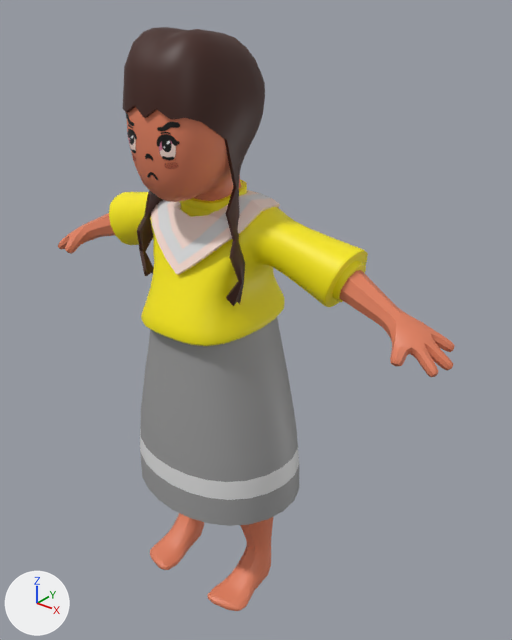
An edit to the Blender file Art/heroes/genoveva rios bin.blend, drawn before and after from the same camera.
Camera for both pictures: a 50 mm lens placed at (1.379, -1.552, 1.995), pointed at (0.088, 0.062, 0.994). The axes (+X, +Y, +Z) are drawn at lower left. The lights are the same throughout.
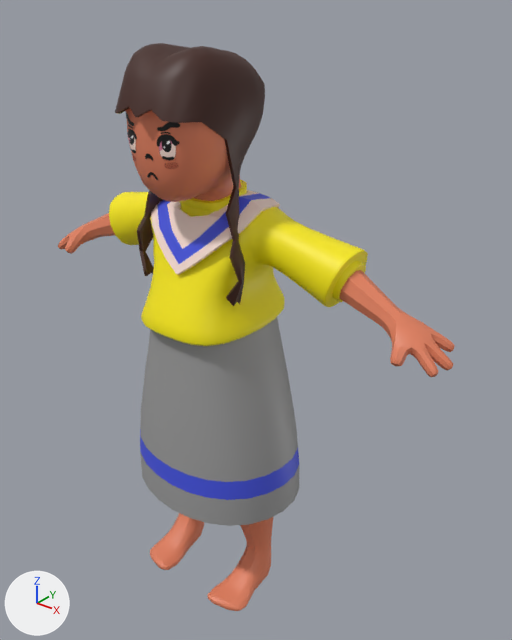
The change in detail:
Material 'Faction' (mat_faction) changes colour from white #e7e7e7 to blue #4857e7; in linear values from (0.8, 0.8, 0.8) to (0.0649, 0.0947, 0.8).
me_plane_006 is used by ob_plane_002; location (0.0, 0.0, 0.0).
me_plane_006 had 4014 vertices, 4006 faces and spanned x -0.78..0.78, y -0.28..0.22, z 0.0..1.87.
me_plane_006 now has 4014 vertices, 4006 faces and spans x -0.78..0.78, y -0.31..0.22, z 0.0..1.83.
me_plane_006 part 1: 409 of 4014 vertices moved; they spanned x -0.14..0.14, y -0.28..0.09, z 1.67..1.87 and now span x -0.14..0.14, y -0.31..0.09, z 1.67..1.83; mean shift (0.0, 0.0, -0.03); largest move (0.0, -0.03, 1.85) -> (0.0, -0.03, 1.81).

Location of each change, (x1, y1, x2, y2) in pixels of the pictures (512 x 640 px; the box of a moved part takes in the faces that stretch with it):
'Plane.002', recoloured, reshaped (white to blue): before (58, 27, 455, 611); after (58, 43, 455, 611)
part 1 of me_plane_006, moved or reshaped: before (123, 27, 265, 122); after (115, 43, 264, 123)
